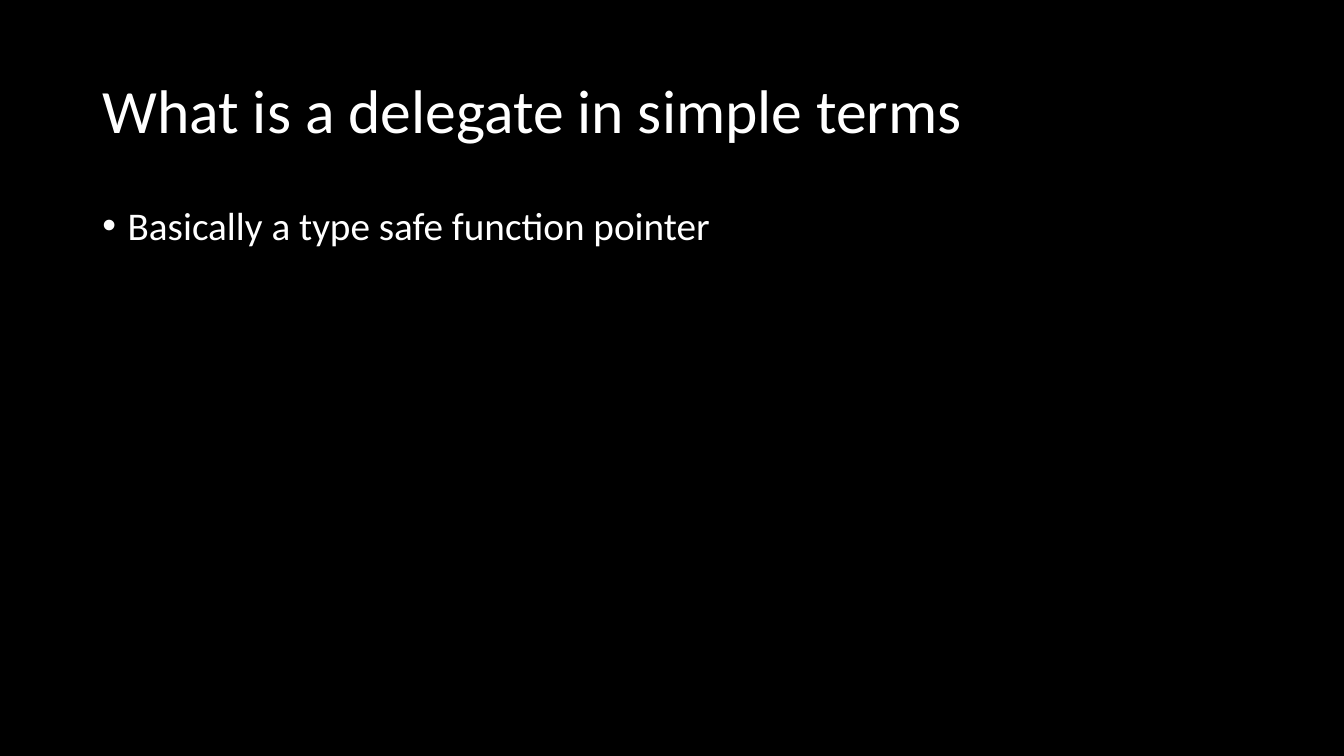
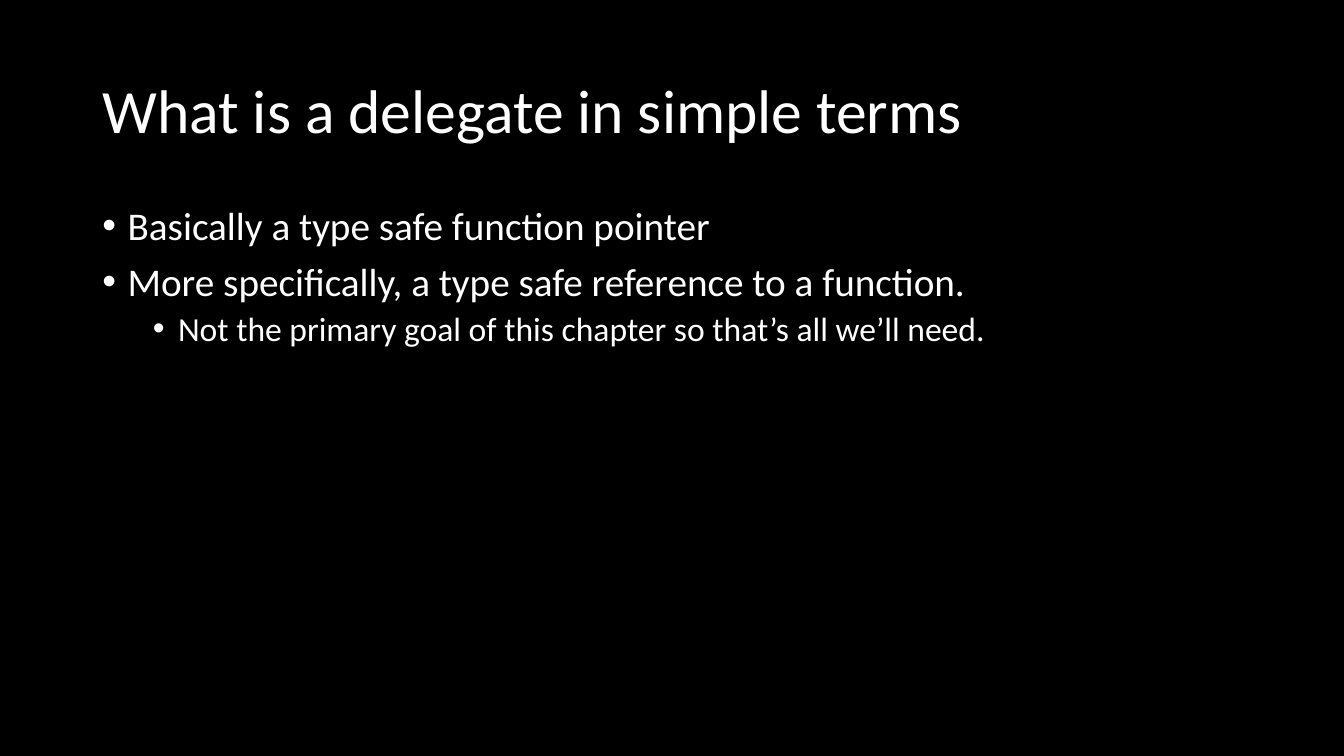
Before and after one commit to microsoft/Flash_University, a slide deck: slide 8 of CLR_via_CSharp/Chapter 11 - Events/Events.pptx (slide 9 before the commit). Drawn at 1344x756 pixels with LibreOffice and Linux fonts; fonts in the diff are those of the drawing. Boxes give left, top, right and bottom in pixels: in the first picture for what was removed or moved away, otherwise in the second. Text is boxed around its words. In the diff, an @@ line names an element or a change of style, - is before the commit and + after.

```diff
--- a/CLR_via_CSharp/Chapter 11 - Events/Events.pptx
+++ b/CLR_via_CSharp/Chapter 11 - Events/Events.pptx
@@ text at <box>128,268,984,347</box>: paragraphs added @@
+• More specifically, a type safe reference to a function.
+  • Not the primary goal of this chapter so that’s all we’ll need.
```
Also in this commit, not shown: 5 other slides changed, 2 slides added, 1 slide removed, 6 other files.
